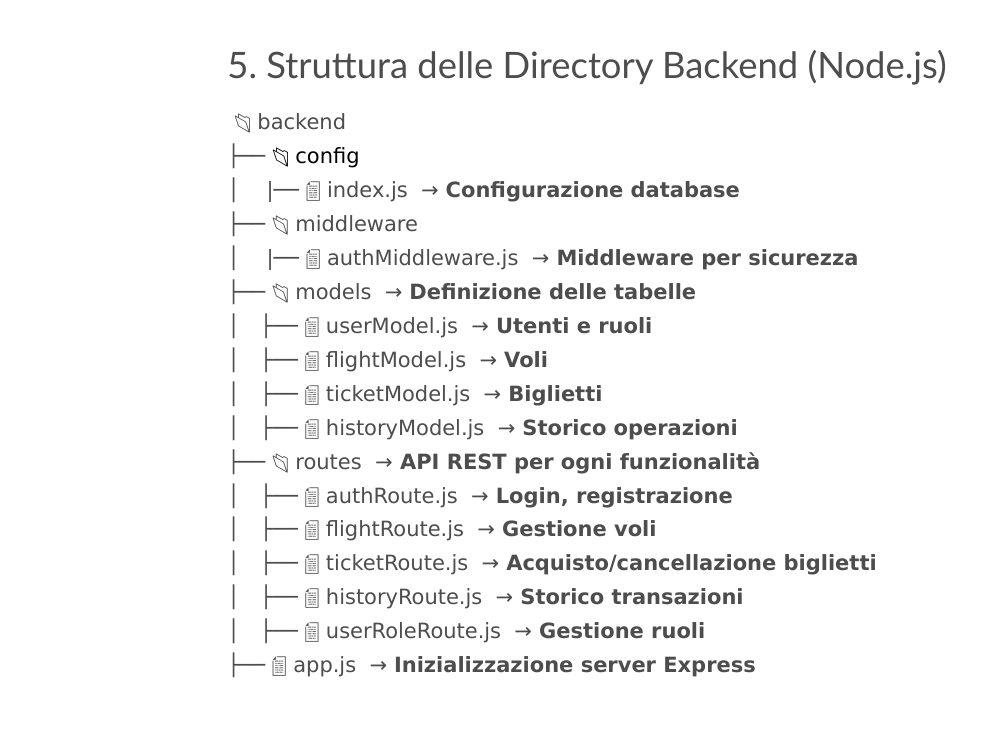
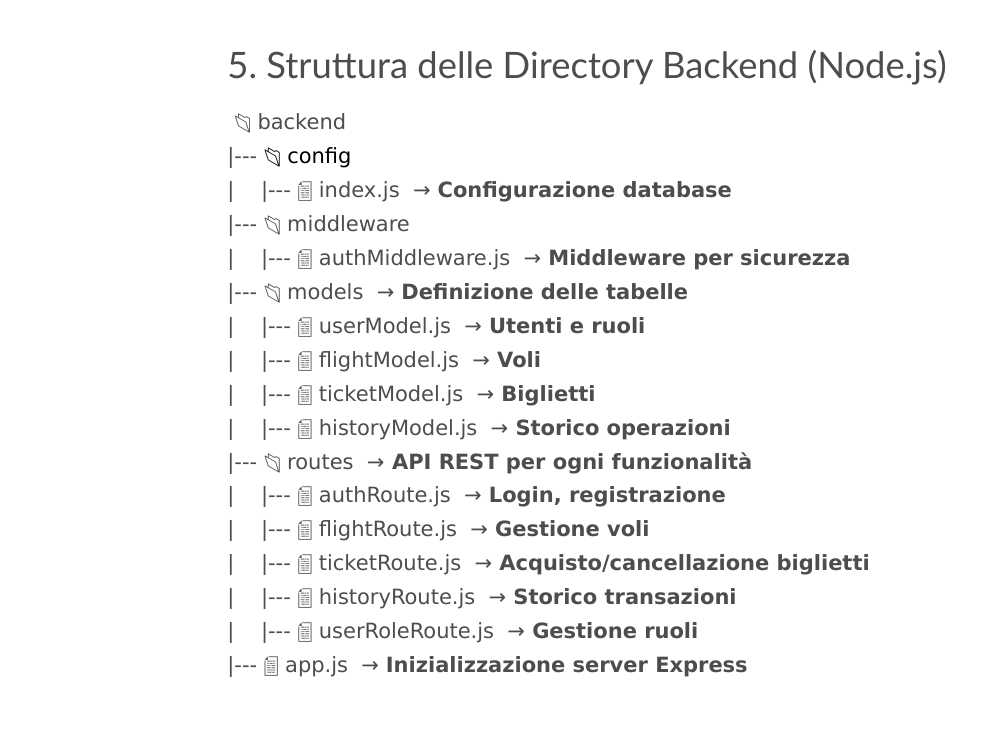
Before and after one commit to fortyguide/panico-stefano_CSproject_23-24, a slide deck: slide 11 of Air Connect - Presentazione.pptx. Drawn at 1008x756 pixels with LibreOffice and Linux fonts; fonts in the diff are those of the drawing; background and template pictures are left out. Boxes give left, top, right and bottom in pixels: in the first picture for what was removed or moved away, otherwise in the second. Text is boxed around its words. In the diff, an @@ line names an element or a change of style, - is before the commit and + after.

```diff
--- a/Air Connect - Presentazione.pptx
+++ b/Air Connect - Presentazione.pptx
@@ text at box(285, 147, 870, 677): text changed @@
-├── 📂 config
-│ |── 📄 index.js → Configurazione database
-├── 📂 middleware
-│ |── 📄 authMiddleware.js → Middleware per sicurezza
-├── 📂 models → Definizione delle tabelle
-│ ├── 📄 userModel.js → Utenti e ruoli
-│ ├── 📄 flightModel.js → Voli
-│ ├── 📄 ticketModel.js → Biglietti
-│ ├── 📄 historyModel.js → Storico operazioni
-├── 📂 routes → API REST per ogni funzionalità
-│ ├── 📄 authRoute.js → Login, registrazione
-│ ├── 📄 flightRoute.js → Gestione voli
-│ ├── 📄 ticketRoute.js → Acquisto/cancellazione biglietti
-│ ├── 📄 historyRoute.js → Storico transazioni
-│ ├── 📄 userRoleRoute.js → Gestione ruoli
-├── 📄 app.js → Inizializzazione server Express
+|--- 📂 config
+| |--- 📄 index.js → Configurazione database
+|--- 📂 middleware
+| |--- 📄 authMiddleware.js → Middleware per sicurezza
+|--- 📂 models → Definizione delle tabelle
+| |--- 📄 userModel.js → Utenti e ruoli
+| |--- 📄 flightModel.js → Voli
+| |--- 📄 ticketModel.js → Biglietti
+| |--- 📄 historyModel.js → Storico operazioni
+|--- 📂 routes → API REST per ogni funzionalità
+| |--- 📄 authRoute.js → Login, registrazione
+| |--- 📄 flightRoute.js → Gestione voli
+| |--- 📄 ticketRoute.js → Acquisto/cancellazione biglietti
+| |--- 📄 historyRoute.js → Storico transazioni
+| |--- 📄 userRoleRoute.js → Gestione ruoli
+|--- 📄 app.js → Inizializzazione server Express
```
Also in this commit, not shown: 1 other slide changed, 1 other file.
